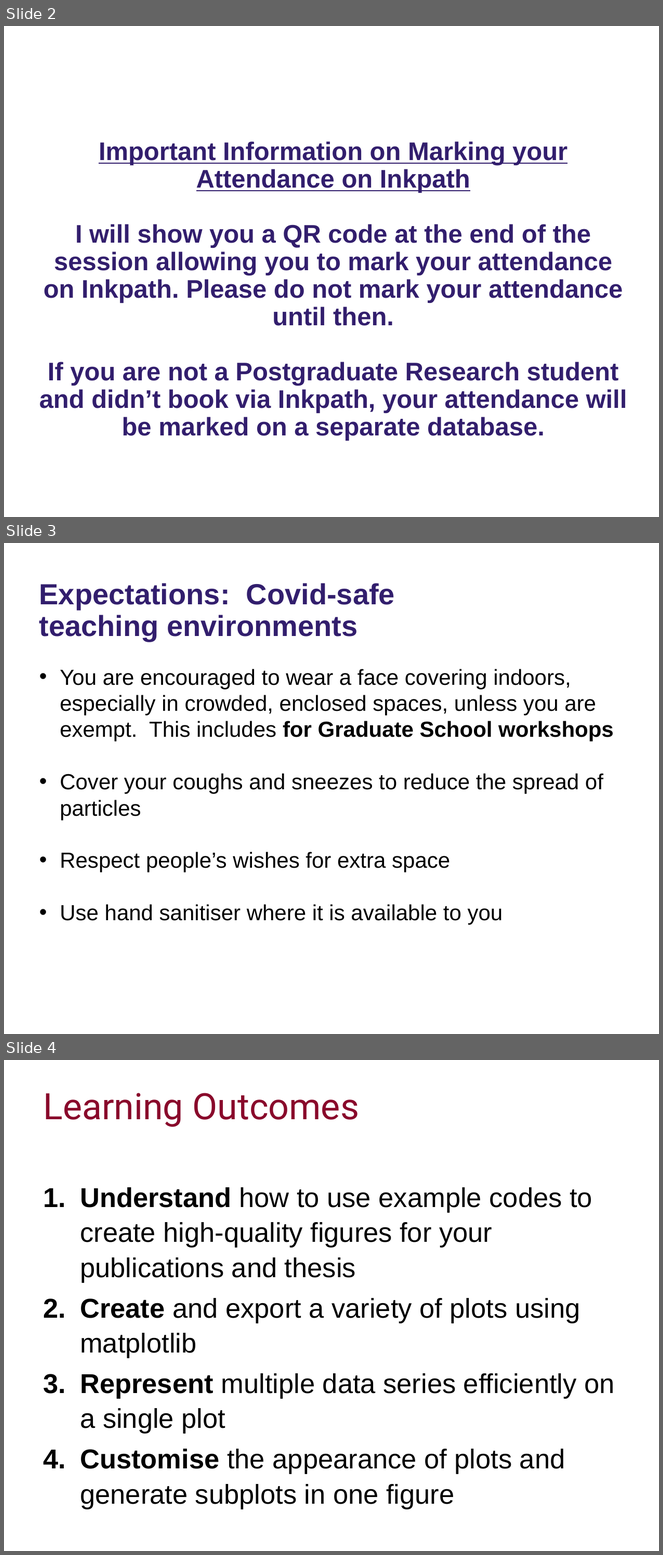
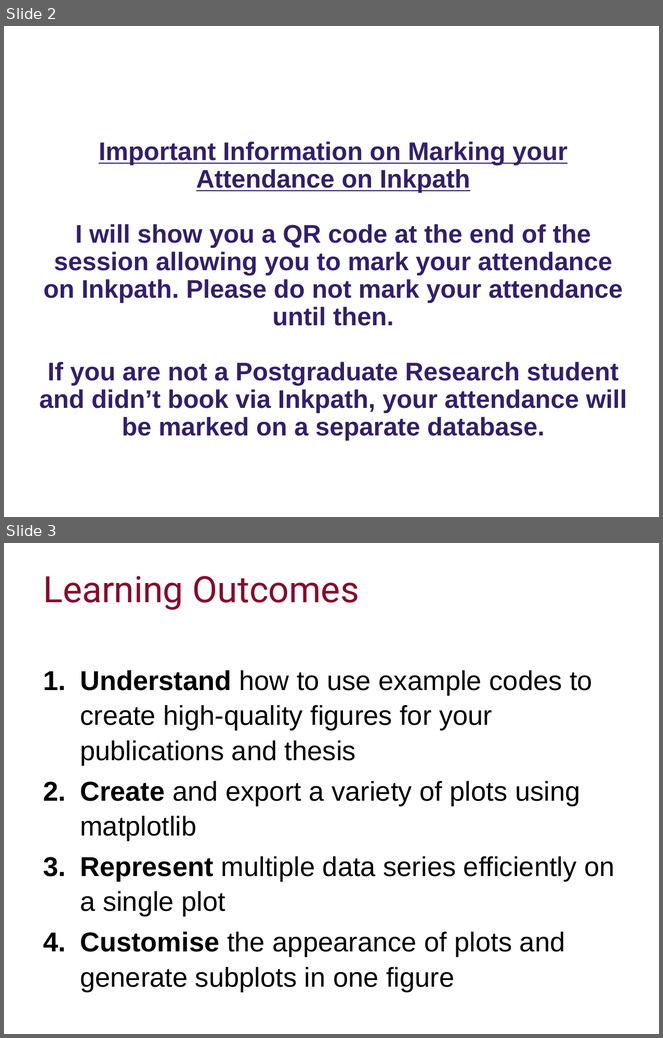
Before and after one commit to ImperialCollegeLondon/RCDS-plotting-in-python-with-matplotlib, a slide deck: Plotting in Python with Matplotlib Slides.pptx. Shown one above the other, each under a label of ours: slides 2, 3 and 4 before the commit, slides 2 and 3 after it. The pictures are 663x1555 and 663x1038 pixels, drawn with LibreOffice and Linux fonts; fonts in the diff are those of the drawing; background and template pictures are left out. Boxes give left, top, right and bottom in pixels: in the first picture for what was removed or moved away, otherwise in the second. Text is boxed around its words. In the diff, an @@ line names an element or a change of style, - is before the commit and + after.

Commit message:
Removed Covid instructions

```diff
--- a/Plotting in Python with Matplotlib Slides.pptx
+++ b/Plotting in Python with Matplotlib Slides.pptx
@@ slide 3 removed at (4,543,659,1034), background #FFFFFF @@
@@ text removed at (39,583,395,642) @@
-Expectations: Covid-safe teaching environments
@@ subtitle removed at (60,669,614,925) @@
-• You are encouraged to wear a face covering indoors, especially in crowded, enclosed spaces, unless you are exempt. This includes for Graduate School workshops
-• Cover your coughs and sneezes to reduce the spread of particles
-• Respect people’s wishes for extra space
-• Use hand sanitiser where it is available to you
@@ what was slide 4 is now slide 3 @@
```
